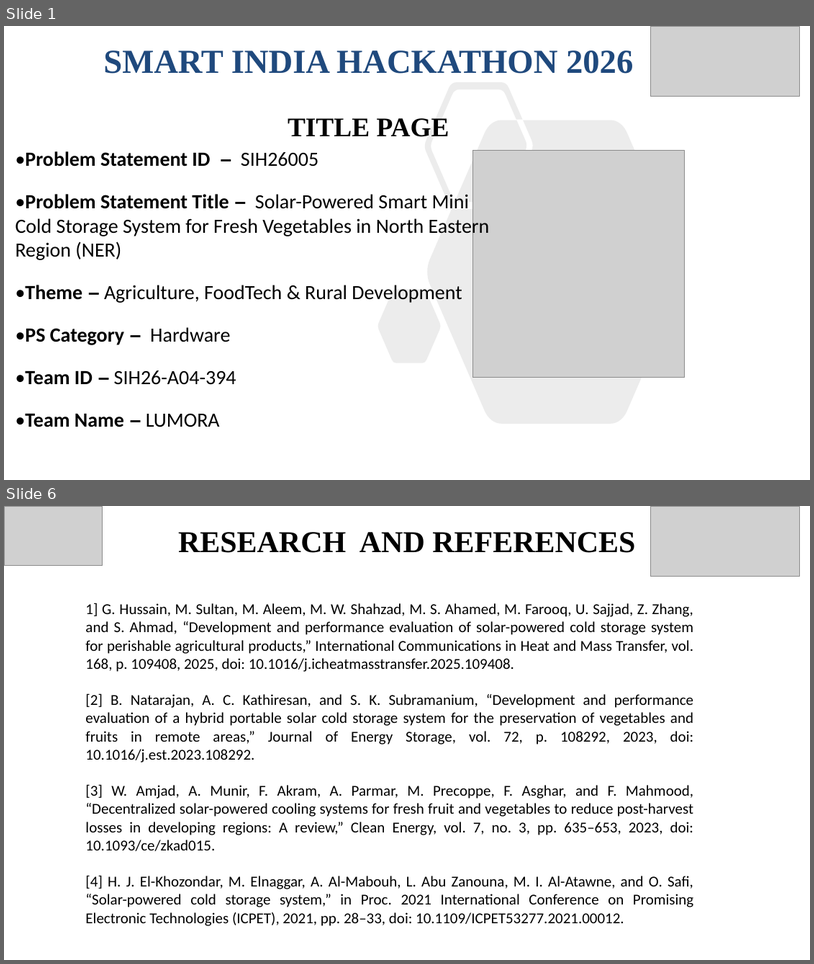
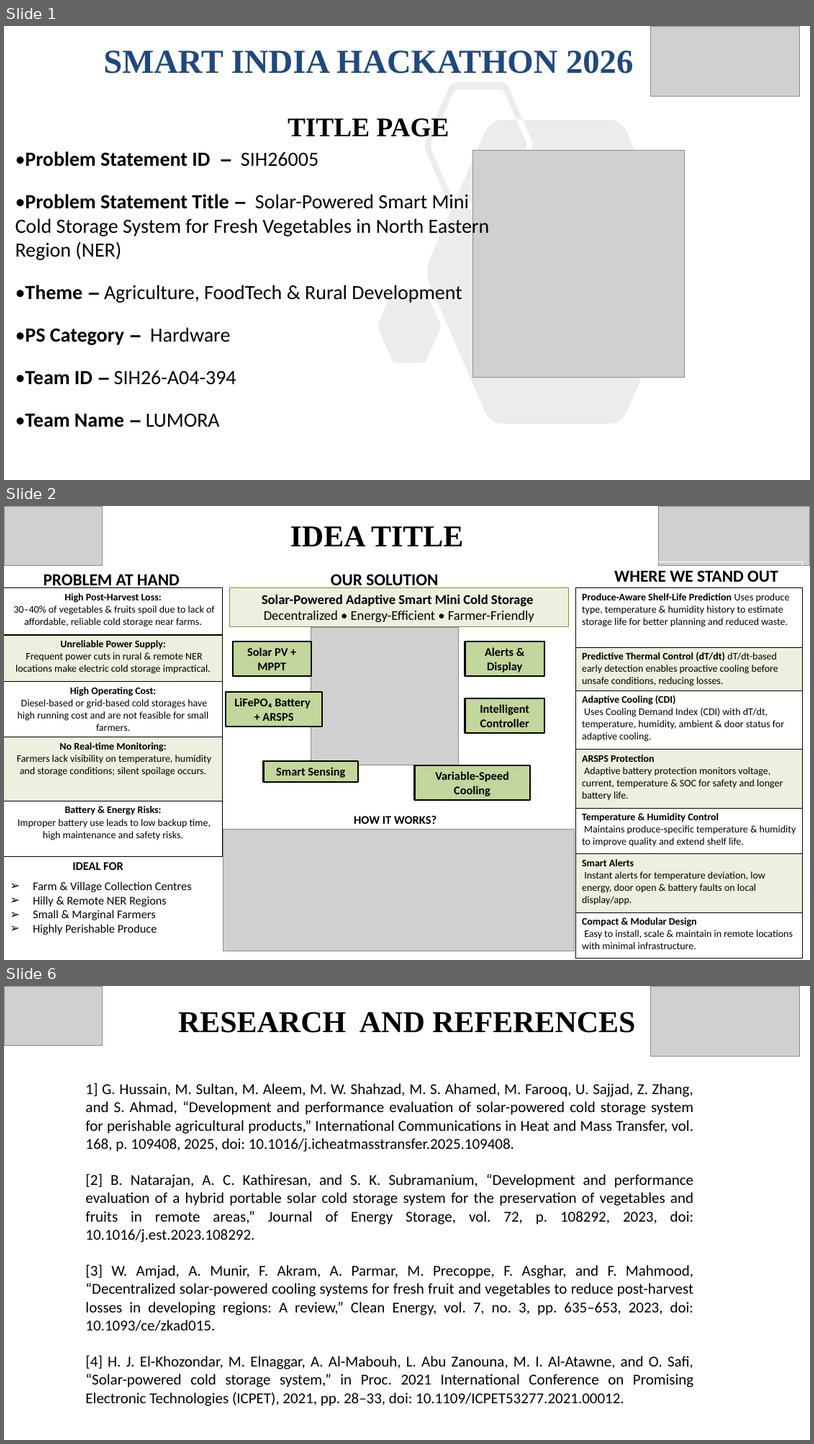
Before and after one commit to THIRUPUGAZHL-SD/SIH26-A0H-T394, a slide deck: share/SIH26-A0H-T394-SIH26005_Presentation.pptx. Shown one above the other, each under a label of ours: slides 1 and 6 before the commit, slides 1, 2 and 6 after it; the slides between them are not shown. The pictures are 814x964 and 814x1444 pixels, drawn with LibreOffice and Linux fonts; fonts in the diff are those of the drawing; grey boxes stand for pictures. Boxes give left, top, right and bottom in pixels: in the first picture for what was removed or moved away, otherwise in the second. Text is boxed around its words. In the diff, an @@ line names an element or a change of style, - is before the commit and + after.

```diff
--- a/share/SIH26-A0H-T394-SIH26005_Presentation.pptx
+++ b/share/SIH26-A0H-T394-SIH26005_Presentation.pptx
@@ slide 2 added at (4,506,810,960), background #FFFFFF @@
@@ picture added at (4,506,102,565) @@
@@ title added at (291,526,463,546), 36 pt, text #000000, bold @@
+IDEA TITLE
@@ picture added at (658,506,810,565) @@
@@ rectangle added at (590,562,803,589), outline #FFFFFF 0.75 pt, 20 pt, text #000000, bold @@
+WHERE WE STAND OUT
@@ table added at (4,587,223,854), 5 rows, 1 columns @@
+High Post-Harvest Loss: 30–40% of vegetables & fruits spoil due to lack of affordable, reliable cold storage near farms.
+Unreliable Power Supply: Frequent power cuts in rural & remote NER locations make electric cold storage impractical.
+High Operating Cost: Diesel-based or grid-based cold storages have high running cost and are not feasible for small farmers.
+No Real-time Monitoring: Farmers lack visibility on temperature, humidity and storage conditions; silent spoilage occurs.
+Battery & Energy Risks: Improper battery use leads to low backup time, high maintenance and safety risks.
@@ text added at (44,574,180,588), 20 pt, text #000000, bold @@
+PROBLEM AT HAND
@@ rectangle added at (229,587,568,626), fill #EBF1DE, outline #77933C 0.75 pt, 16 pt, text #000000 @@
+Solar-Powered Adaptive Smart Mini Cold Storage
+Decentralized • Energy-Efficient • Farmer-Friendly
@@ text added at (331,574,438,588), 20 pt, text #000000, bold @@
+OUR SOLUTION
@@ table added at (576,587,803,958), 7 rows, 1 columns @@
+Produce-Aware Shelf-Life Prediction Uses produce type, temperature & humidity history to estimate storage life for better planning and reduced waste.
+Predictive Thermal Control (dT/dt) dT/dt-based early detection enables proactive cooling before unsafe conditions, reducing losses.
+Adaptive Cooling (CDI) Uses Cooling Demand Index (CDI) with dT/dt, temperature, humidity, ambient & door status for adaptive cooling.
+ARSPS Protection Adaptive battery protection monitors voltage, current, temperature & SOC for safety and longer battery life.
+Temperature & Humidity Control Maintains produce-specific temperature & humidity to improve quality and extend shelf life.
+Smart Alerts Instant alerts for temperature deviation, low energy, door open & battery faults on local display/app.
+Compact & Modular Design Easy to install, scale & maintain in remote locations with minimal infrastructure.
@@ picture added at (311,628,459,765) @@
@@ rectangle added at (233,641,311,676), fill #C3D69B, outline #000000 2 pt, 14 pt, text #000000, bold @@
+Solar PV + MPPT
@@ rectangle added at (465,641,545,676), fill #C3D69B, outline #000000 2 pt, 14 pt, text #000000, bold @@
+Alerts & Display
@@ rectangle added at (226,692,322,726), fill #C3D69B, outline #000000 2 pt, 14 pt, text #000000, bold @@
+LiFePO₄ Battery
++ ARSPS
@@ rectangle added at (465,698,545,733), fill #C3D69B, outline #000000 2 pt, 14 pt, text #000000, bold @@
+Intelligent Controller
@@ rectangle added at (263,762,358,782), fill #C3D69B, outline #000000 2 pt, 14 pt, text #000000, bold @@
+Smart Sensing
@@ rectangle added at (415,765,530,800), fill #C3D69B, outline #000000 2 pt, 14 pt, text #000000, bold @@
+Variable-Speed Cooling
@@ picture added at (224,829,574,951) @@
@@ rectangle added at (226,809,566,830), outline #FFFFFF 0.75 pt, 14 pt, text #000000, bold @@
+HOW IT WORKS?
@@ text added at (72,862,124,870), 14 pt, text #000000, bold @@
+IDEAL FOR
@@ text added at (33,881,192,934), 14 pt, text #000000 @@
+➢ Farm & Village Collection Centres
+➢ Hilly & Remote NER Regions
+➢ Small & Marginal Farmers
+➢ Highly Perishable Produce
@@ page number added at (759,933,764,937), 12 pt, text #FFFFFF, bold @@
+2
```
Also in this commit, not shown: 3 slides changed, 1 slide removed.
